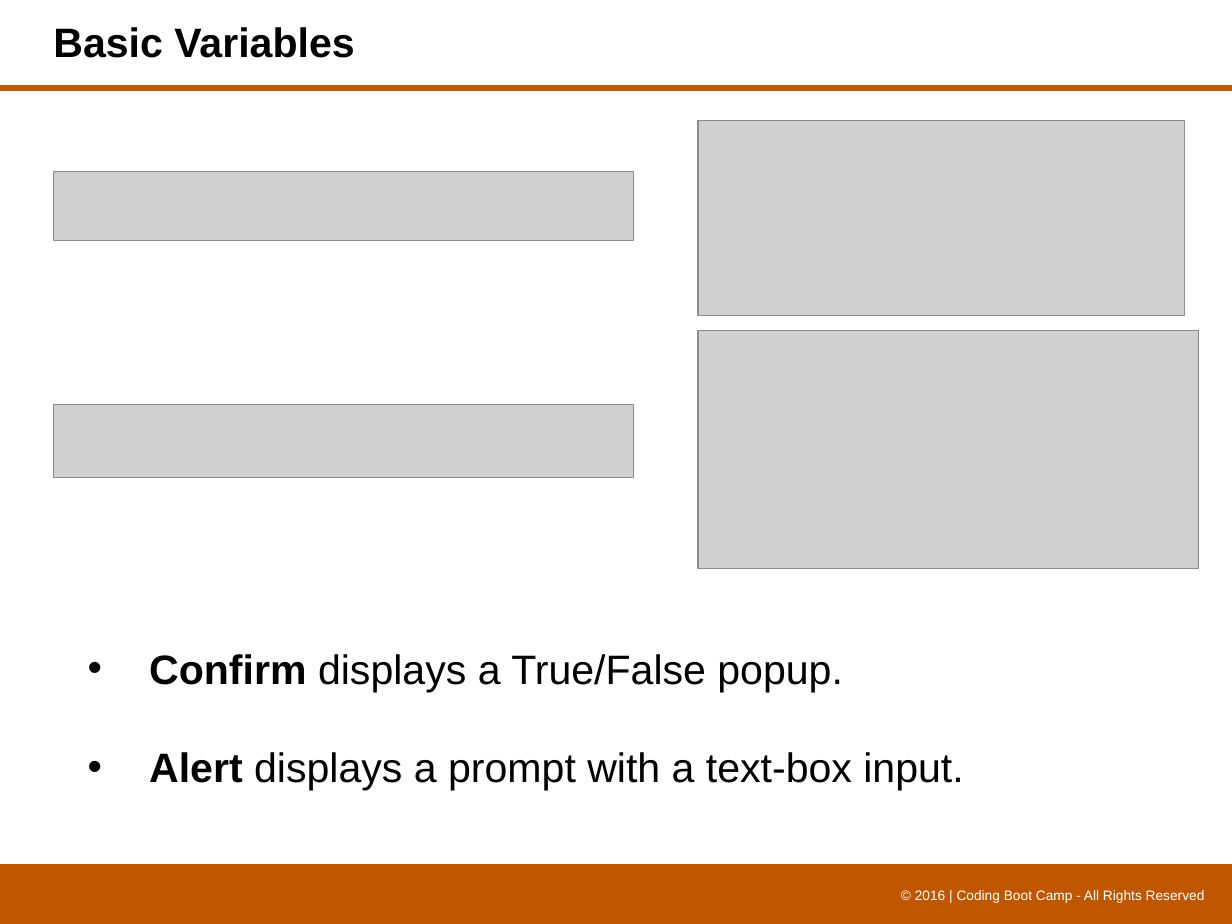
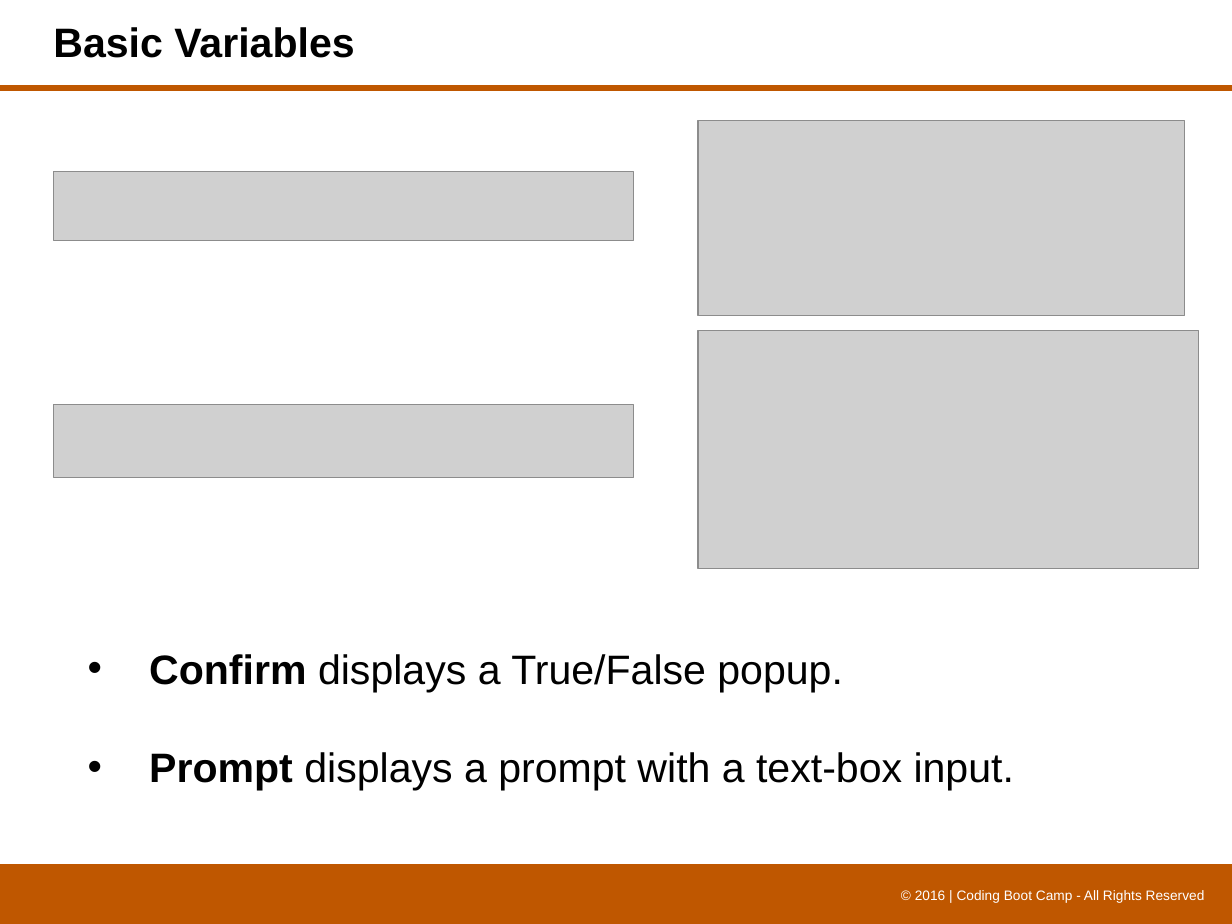
Before and after one commit to threecs/camp, a slide deck: slide 11 of 0419-tth-class-content/03-intro-js-hangman-dom/3.2/UT-JumpingForJS.pptx. Drawn at 1232x924 pixels with LibreOffice and Linux fonts; fonts in the diff are those of the drawing; grey boxes stand for pictures; background and template pictures are left out. Boxes give left, top, right and bottom in pixels: in the first picture for what was removed or moved away, otherwise in the second. Text is boxed around its words. In the diff, an @@ line names an element or a change of style, - is before the commit and + after.

Commit message:
Updated Slide to say Prompt instead of Alert

```diff
--- a/0419-tth-class-content/03-intro-js-hangman-dom/3.2/UT-JumpingForJS.pptx
+++ b/0419-tth-class-content/03-intro-js-hangman-dom/3.2/UT-JumpingForJS.pptx
@@ text at (149, 752, 1014, 790): text changed @@
-• Alert displays a prompt with a text-box input.
+• Prompt displays a prompt with a text-box input.
```
